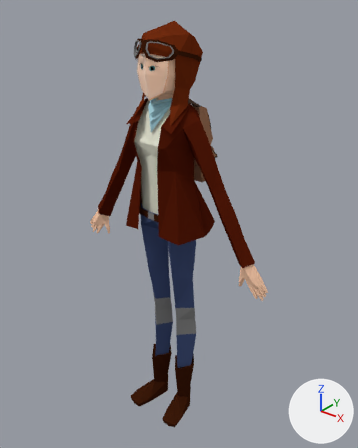
An edit to the Blender file GJUnityProject/Assets/Art/Models/Placeable/PlayerCharacter.blend, drawn before and after from the same camera.
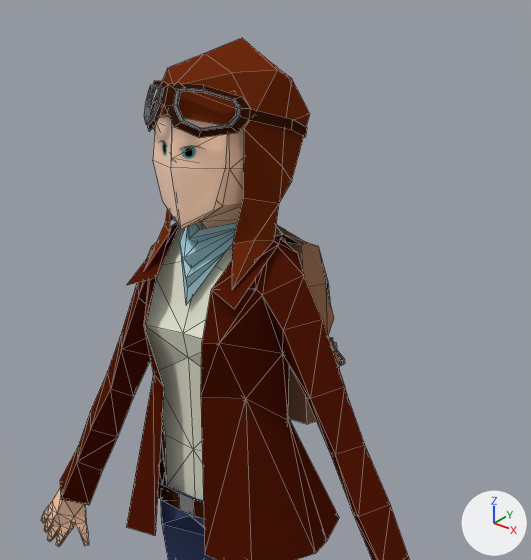
The first picture shows the older version from a camera (50 mm lens) standing at (7.99, -9.45, 5.62) and looking at (0.0, 0.54, -0.57). The close-ups show both versions on the part from 20% to 83% of the width and 1% to 53% of the height of that picture; other places that the commit changed are outside them. The axes (+X, +Y, +Z) are drawn at lower right. The lights are the same throughout. The close-ups show mesh edges as thin lines.

The older version as bpy lines, for what is in view:
```python
ob_backpack = bpy.data.objects.new('Backpack', me_cube)
ob_backpack.location = (0.0, 0.0, 1.91)
ob_body = bpy.data.objects.new('Body', me_plane)
ob_body.location = (0.0, 0.0, 0.0)
ob_face = bpy.data.objects.new('Face', me_plane_003)
ob_face.location = (0.0, 0.0, 3.83)
ob_goggles = bpy.data.objects.new('Goggles', me_plane_002)
ob_goggles.location = (0.0, 0.0, 3.83)
ob_goggles.scale = (1.41, 1.41, 1.41)
ob_leathercap = bpy.data.objects.new('LeatherCap', me_plane_001)
ob_leathercap.location = (0.0, 0.0, 3.83)
ob_leathercap.scale = (1.42, 1.42, 1.42)
ob_scarf = bpy.data.objects.new('Scarf', me_plane_004)
ob_scarf.location = (0.0, 0.0, 3.83)
# also in view: 'Belt' at (0.02, -0.3, 0.07)
```
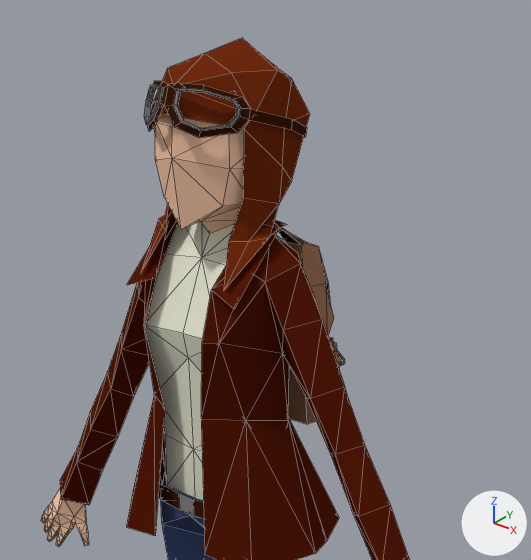
What differs and where, as boxes [x1, y1, x2, y2] in the close-ups (531 x 560 px; the box of a moved part takes in the faces that stretch with it):
'LeatherCap', reshaped
    before: [144, 38, 310, 289]
    after: [141, 38, 310, 290]
'Face', hidden
    before: [153, 117, 227, 226]
'Backpack', reshaped
    before: [175, 220, 345, 424]
    after: [278, 227, 345, 424]
'Scarf', hidden (cyan)
    before: [180, 222, 237, 305]
part 1 of me_plane, moved or reshaped
    before: [126, 221, 322, 560]
    after: [126, 217, 323, 560]
part 2 of me_plane_001, moved or reshaped
    before: [144, 168, 292, 289]
    after: [141, 168, 292, 290]
part 3 of me_cube, moved or reshaped
    before: [175, 220, 307, 244]
    after: [278, 227, 307, 244]

The change, as a diff of the scene's bpy script:
```diff
--- a/GJUnityProject/Assets/Art/Models/Placeable/PlayerCharacter.blend.py
+++ b/GJUnityProject/Assets/Art/Models/Placeable/PlayerCharacter.blend.py
@@ me_cube @@
 me_cube.from_pydata(...)  # 87 vertices, 62 faces; spans x 0.0..1.02, y -0.02..1.48, z -1.07..1.21
 # used by ob_backpack; location = (0.0, 0.0, 1.91)
-me_cube.vertices[66].co = (0.65, 0.23, 1.1)  # pixel (283, 234)
-me_cube.vertices[68].co = (0.63, -0.02, 1.11)
+# me_cube part 3
+me_cube.vertices[66].co = (0.65, 0.23, 1.14)  # pixel (283, 230)
+me_cube.vertices[68].co = (0.63, -0.02, 1.15)
 me_cube.materials.append(mat_material_006)
@@ me_plane_001 @@
 me_plane_001.from_pydata(...)  # 23 vertices, 20 faces; spans x 0.0..0.51, y -0.54..0.68, z -0.88..0.71
 # used by ob_leathercap; location = (0.0, 0.0, 3.83); scale = (1.42, 1.42, 1.42)
-me_plane_001.vertices[18].co = (0.31, 0.29, -0.39)  # pixel (278, 203)
-me_plane_001.vertices[19].co = (0.3, -0.22, -0.6)  # pixel (232, 243)
-me_plane_001.vertices[20].co = (0.43, -0.14, -0.57)  # pixel (254, 240)
-me_plane_001.vertices[21].co = (0.5, -0.01, -0.58)  # pixel (273, 240)
-me_plane_001.vertices[22].co = (0.42, -0.39, -0.88)  # pixel (231, 290)
+# me_plane_001 part 2
+me_plane_001.vertices[18].co = (0.35, 0.23, -0.39)  # pixel (278, 205)
+me_plane_001.vertices[19].co = (0.3, -0.26, -0.57)  # pixel (228, 241)
+me_plane_001.vertices[20].co = (0.41, -0.18, -0.57)  # pixel (248, 241)
+me_plane_001.vertices[21].co = (0.52, -0.09, -0.55)  # pixel (269, 237)
+me_plane_001.vertices[22].co = (0.4, -0.44, -0.88)  # pixel (223, 291)
 me_plane_001.materials.append(mat_material_002)
@@ me_plane @@
 me_plane.from_pydata(...)  # 237 vertices, 257 faces; spans x -0.04..3.23, y -0.91..1.12, z -6.8..4.77
 # used by ob_body; location = (0.0, 0.0, 0.0)
-me_plane.vertices[23].co = (0.61, 0.06, 3.0)
-me_plane.vertices[26].co = (1.04, 0.06, 2.68)  # pixel (303, 275)
-me_plane.vertices[105].co = (0.78, -0.28, 2.51)  # pixel (262, 295)
-me_plane.vertices[107].co = (0.65, -0.4, 1.42)  # pixel (245, 398)
-me_plane.vertices[152].co = (0.82, 0.52, 2.12)
-me_plane.vertices[215].co = (0.71, -0.3, 2.56)  # pixel (256, 289)
-me_plane.vertices[216].co = (0.47, -0.05, 3.08)
-me_plane.vertices[217].co = (0.26, -0.65, 1.42)  # pixel (200, 397)
-me_plane.vertices[223].co = (0.72, 0.06, 2.95)  # pixel (278, 244)
-me_plane.vertices[226].co = (0.61, 0.27, 3.01)  # pixel (282, 233)
+# me_plane part 1
+me_plane.vertices[23].co = (0.61, 0.06, 3.06)
+me_plane.vertices[26].co = (1.0, 0.06, 2.79)  # pixel (300, 263)
+me_plane.vertices[105].co = (0.81, -0.28, 2.65)  # pixel (265, 282)
+me_plane.vertices[107].co = (0.65, -0.4, 1.18)  # pixel (245, 420)
+me_plane.vertices[152].co = (0.86, 0.52, 2.32)  # pixel (315, 298)
+me_plane.vertices[215].co = (0.63, -0.3, 2.73)
+me_plane.vertices[216].co = (0.47, -0.05, 3.16)
+me_plane.vertices[217].co = (0.26, -0.65, 1.18)  # pixel (201, 419)
+me_plane.vertices[223].co = (0.73, 0.06, 3.12)  # pixel (279, 227)
+me_plane.vertices[226].co = (0.55, 0.42, 3.07)  # pixel (287, 224)
 me_plane.materials.append(mat_material_001)
@@ ob_scarf @@
 _m = ob_scarf.modifiers.new('Mirror', 'MIRROR')
+ob_scarf.hide_viewport = True
@@ ob_face @@
 ob_face.location = (0.0, 0.0, 3.83)
+ob_face.hide_viewport = True
```
